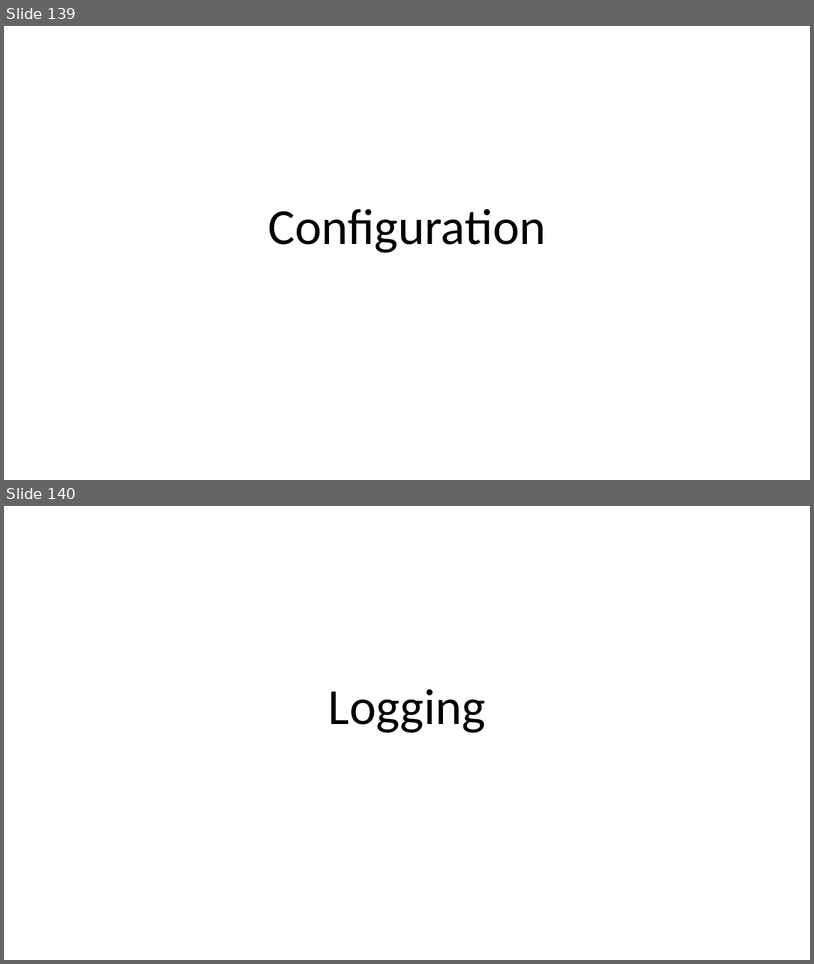
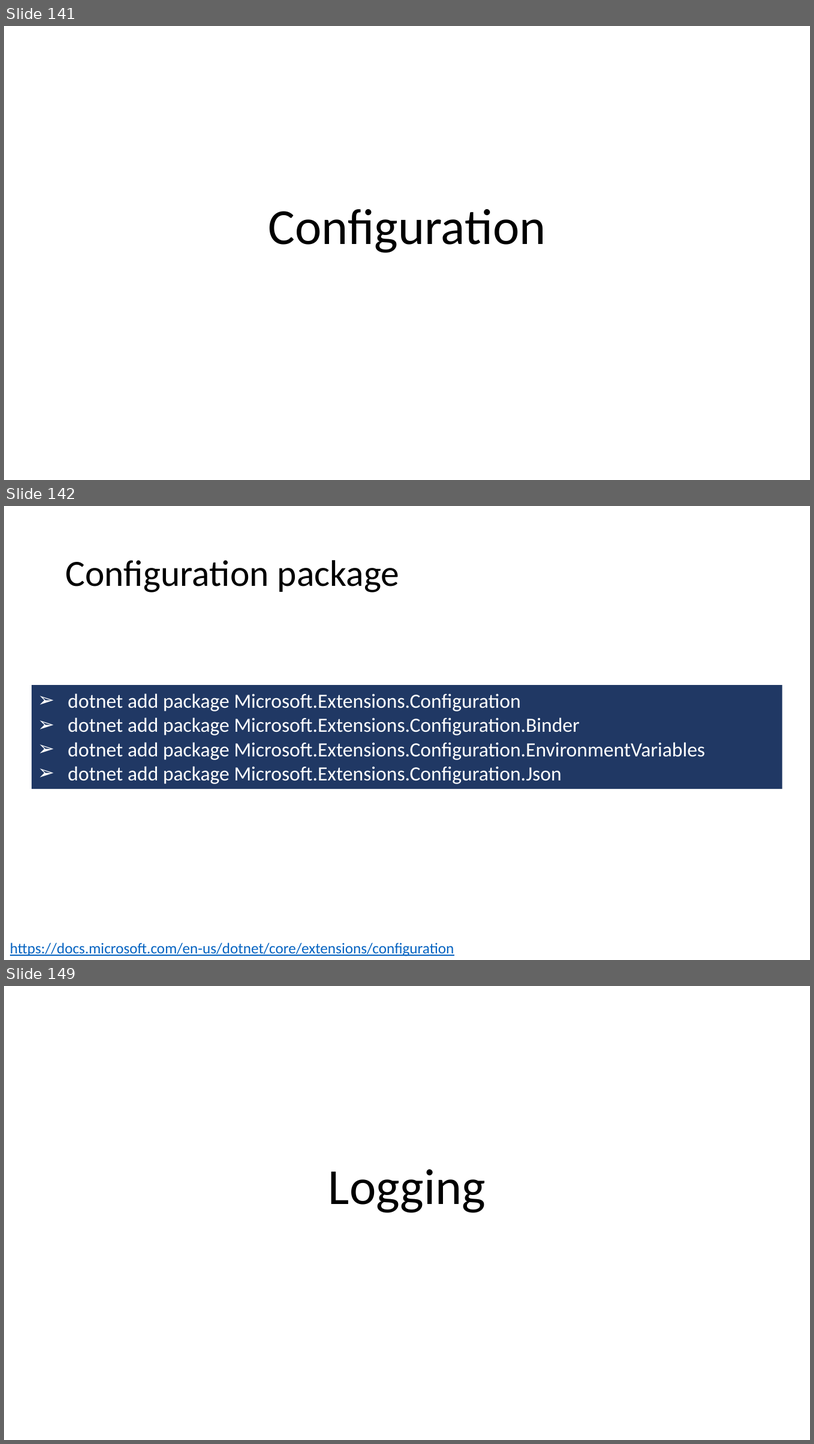
Before and after one commit to guillaume-chervet/course.dotnet, a slide deck: documentations/dotnet.pptx. Shown one above the other, each under a label of ours: slides 139 and 140 before the commit, slides 141, 142 and 149 after it; the slides between them are not shown. The pictures are 814x964 and 814x1444 pixels, drawn with LibreOffice and Linux fonts; fonts in the diff are those of the drawing. Boxes give left, top, right and bottom in pixels: in the first picture for what was removed or moved away, otherwise in the second. Text is boxed around its words. In the diff, an @@ line names an element or a change of style, - is before the commit and + after.

```diff
--- a/documentations/dotnet.pptx
+++ b/documentations/dotnet.pptx
@@ slide 142 added at <box>4,506,810,960</box>, background #FFFFFF @@
@@ title added at <box>65,560,399,592</box>, 44 pt, text #000000 @@
+Configuration package
@@ rectangle added at <box>32,685,783,789</box>, fill #203864, 24 pt, text #FFFFFF @@
+➢ dotnet add package Microsoft.Extensions.Configuration
+➢ dotnet add package Microsoft.Extensions.Configuration.Binder
+➢ dotnet add package Microsoft.Extensions.Configuration.EnvironmentVariables
+➢ dotnet add package Microsoft.Extensions.Configuration.Json
@@ text added at <box>10,942,454,956</box>, 18 pt, text #0563C1, underline @@
+https://docs.microsoft.com/en-us/dotnet/core/extensions/configuration
@@ what was slide 139 is now slide 141 @@
@@ what was slide 140 is now slide 149 @@
```
Also in this commit, not shown: 8 slides changed, 10 other slides added.
